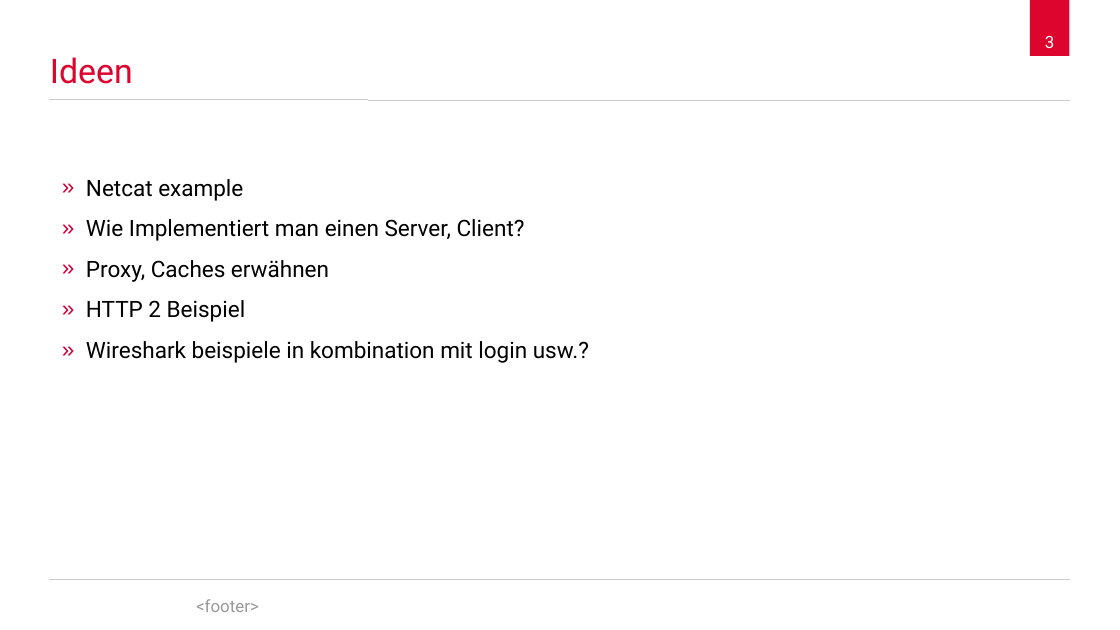
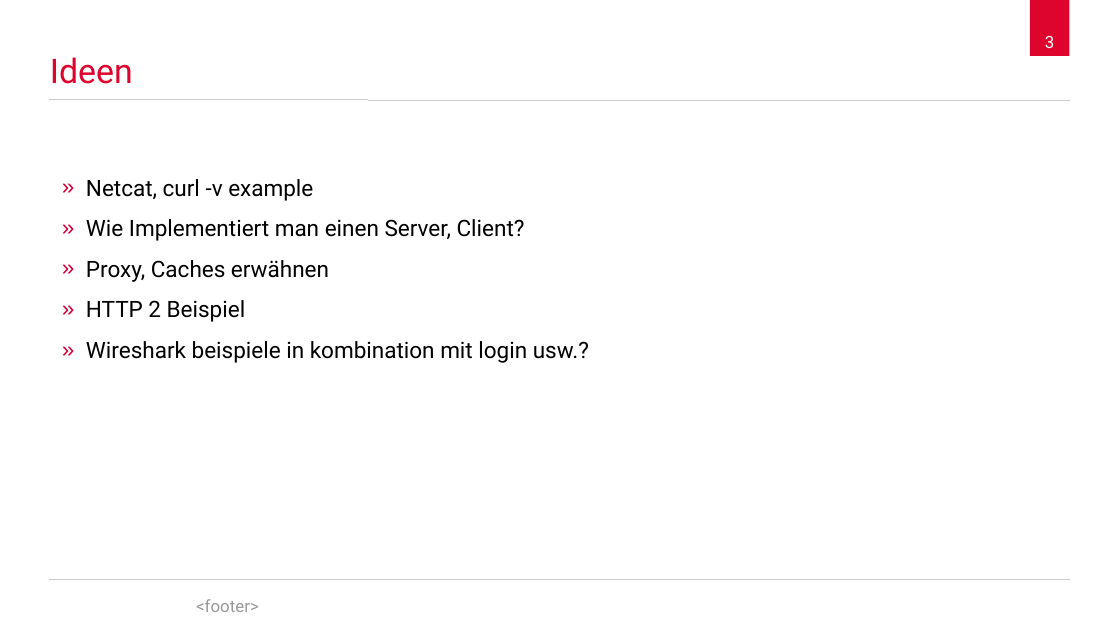
Before and after one commit to spaceone/presentations, a slide deck: slide 3 of hypertext-transfer-protocol/2017-12-05-hypertext-transfer-protocol.odp. Drawn at 1120x630 pixels with LibreOffice and Linux fonts; fonts in the diff are those of the drawing; background and template pictures are left out. Boxes give left, top, right and bottom in pixels: in the first picture for what was removed or moved away, otherwise in the second. Text is boxed around its words. In the diff, an @@ line names an element or a change of style, - is before the commit and + after.

```diff
--- a/hypertext-transfer-protocol/2017-12-05-hypertext-transfer-protocol.odp
+++ b/hypertext-transfer-protocol/2017-12-05-hypertext-transfer-protocol.odp
@@ text at bbox=[86, 179, 313, 201]: text changed @@
-» Netcat example
+» Netcat, curl -v example
```
Also in this commit, not shown: 13 other slides changed, 1 slide added, 1 slide removed.
